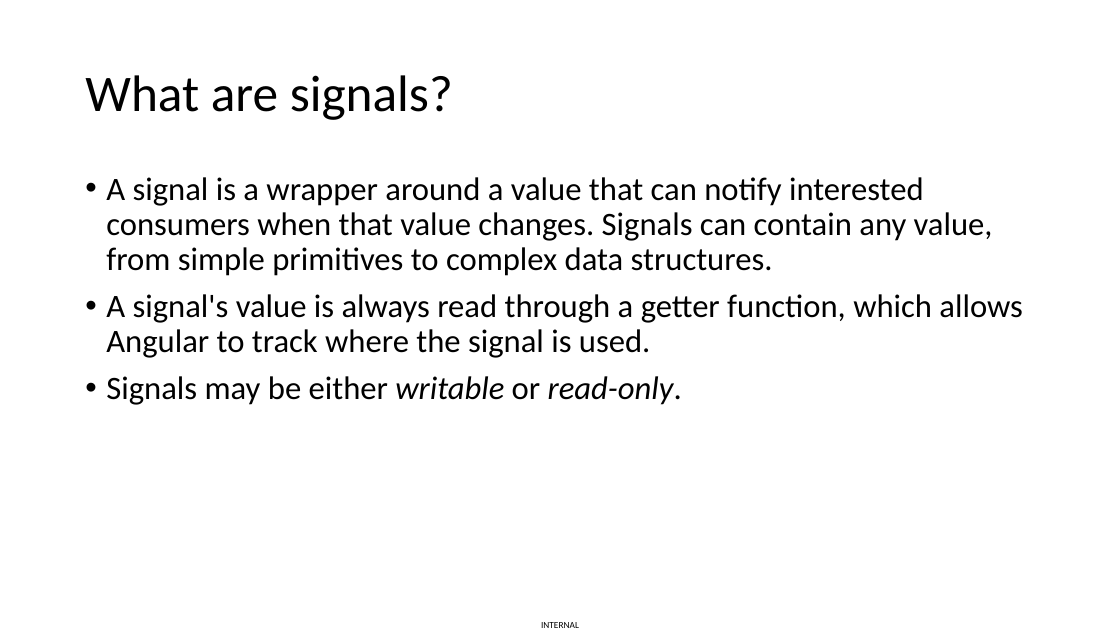
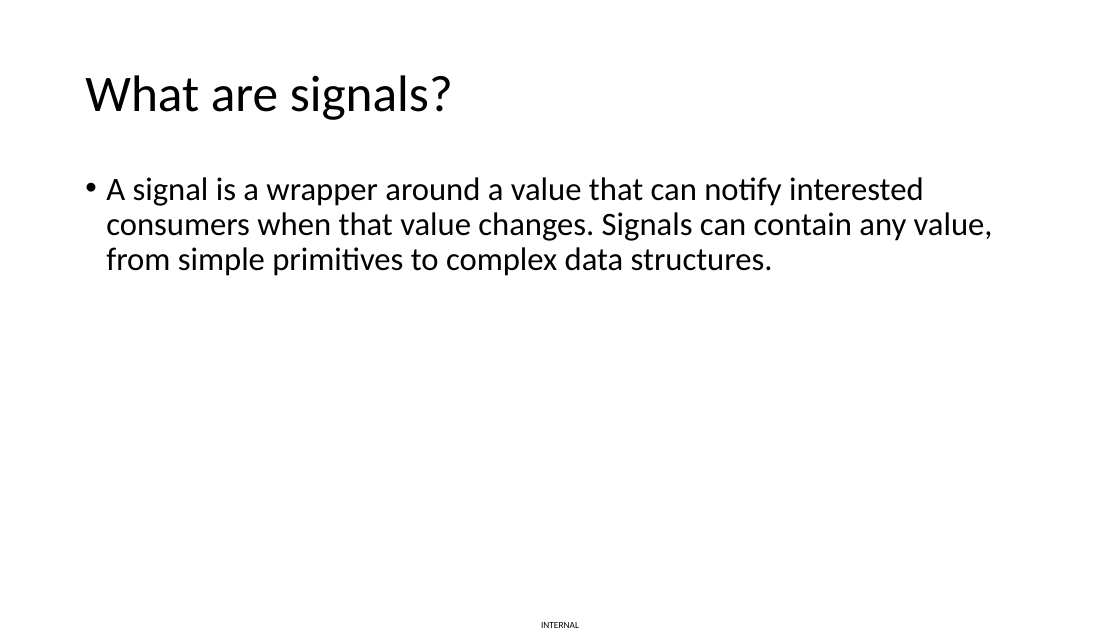
Before and after one commit to vuthaphai/ng-v16-new-features, a slide deck: slide 5 of Angular v16.pptx. Drawn at 1120x630 pixels with LibreOffice and Linux fonts; fonts in the diff are those of the drawing. Boxes give left, top, right and bottom in pixels: in the first picture for what was removed or moved away, otherwise in the second. Text is boxed around its words. In the diff, an @@ line names an element or a change of style, - is before the commit and + after.

```diff
--- a/Angular v16.pptx
+++ b/Angular v16.pptx
@@ text at [106, 294, 1022, 405]: paragraphs removed @@
-• A signal's value is always read through a getter function, which allows Angular to track where the signal is used.
-• Signals may be either writable or read-only.
```
Also in this commit, not shown: 2 slides added, 1 slide removed, 2 other files.
